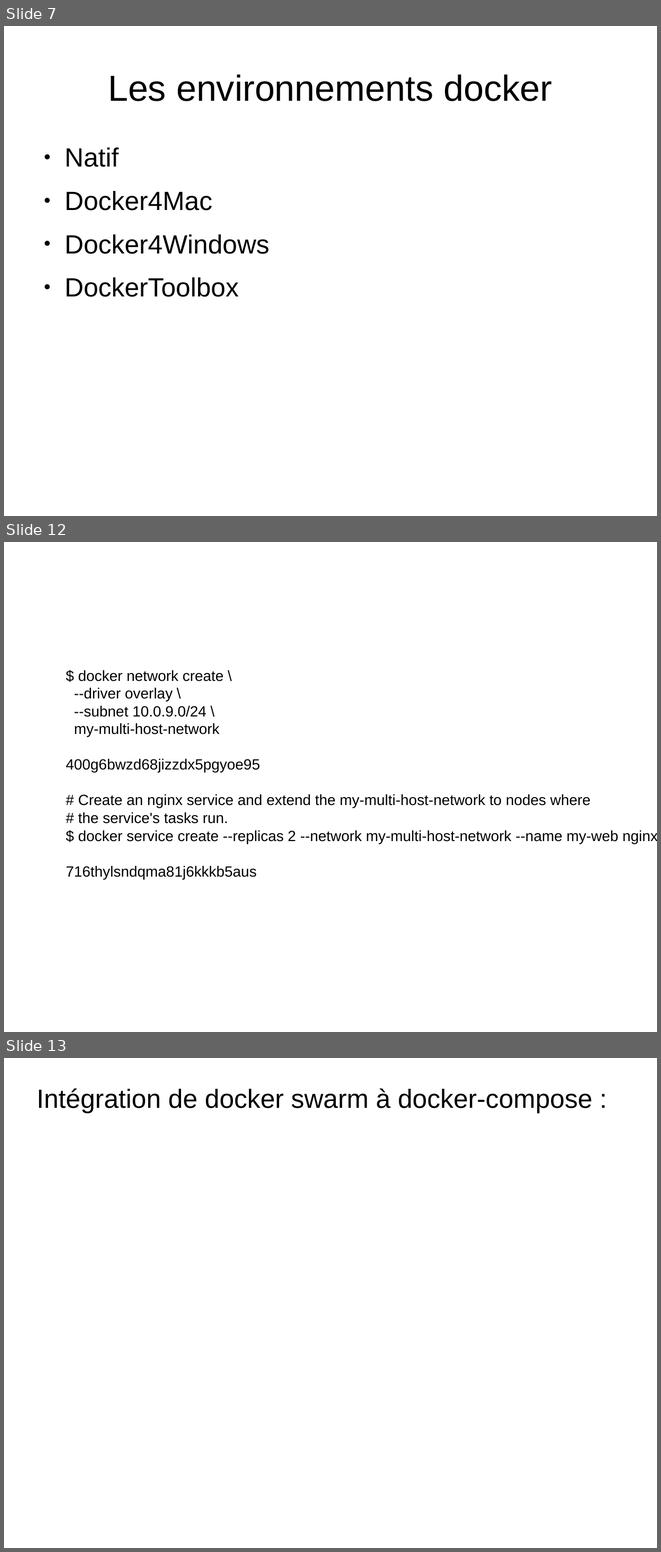
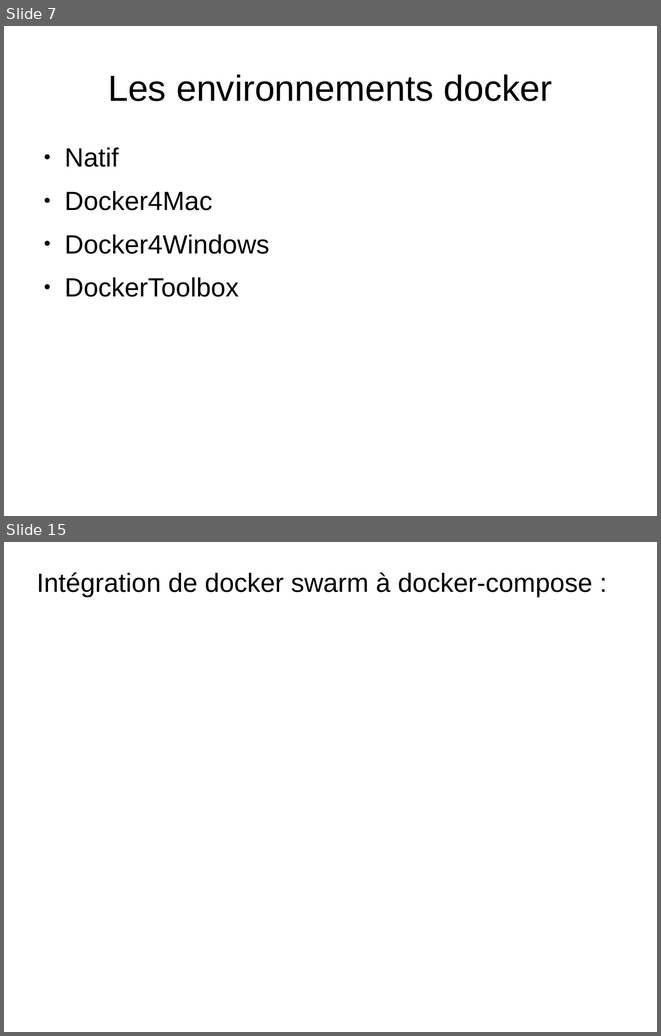
Before and after one commit to charleshuber/4t, a slide deck: presentation_smb215.odp. Shown one above the other, each under a label of ours: slides 7, 12 and 13 before the commit, slides 7 and 15 after it; the slides between them are not shown. The pictures are 661x1552 and 661x1036 pixels, drawn with LibreOffice and Linux fonts; fonts in the diff are those of the drawing. Boxes give left, top, right and bottom in pixels: in the first picture for what was removed or moved away, otherwise in the second. Text is boxed around its words. In the diff, an @@ line names an element or a change of style, - is before the commit and + after.

Commit message:
demo docker

```diff
--- a/presentation_smb215.odp
+++ b/presentation_smb215.odp
@@ slide 12 removed at bbox=[4, 542, 657, 1032], background #FFFFFF @@
@@ text removed at bbox=[66, 670, 657, 844] @@
-$ docker network create \
---driver overlay \
---subnet 10.0.9.0/24 \
-my-multi-host-network
-400g6bwzd68jizzdx5pgyoe95
-# Create an nginx service and extend the my-multi-host-network to nodes where
-# the service's tasks run.
-$ docker service create --replicas 2 --network my-multi-host-network --name my-web nginx
-716thylsndqma81j6kkkb5aus
@@ what was slide 13 is now slide 15 @@
```
Also in this commit, not shown: 3 slides changed, 4 slides added, 1 other slide removed, 1 other file.
